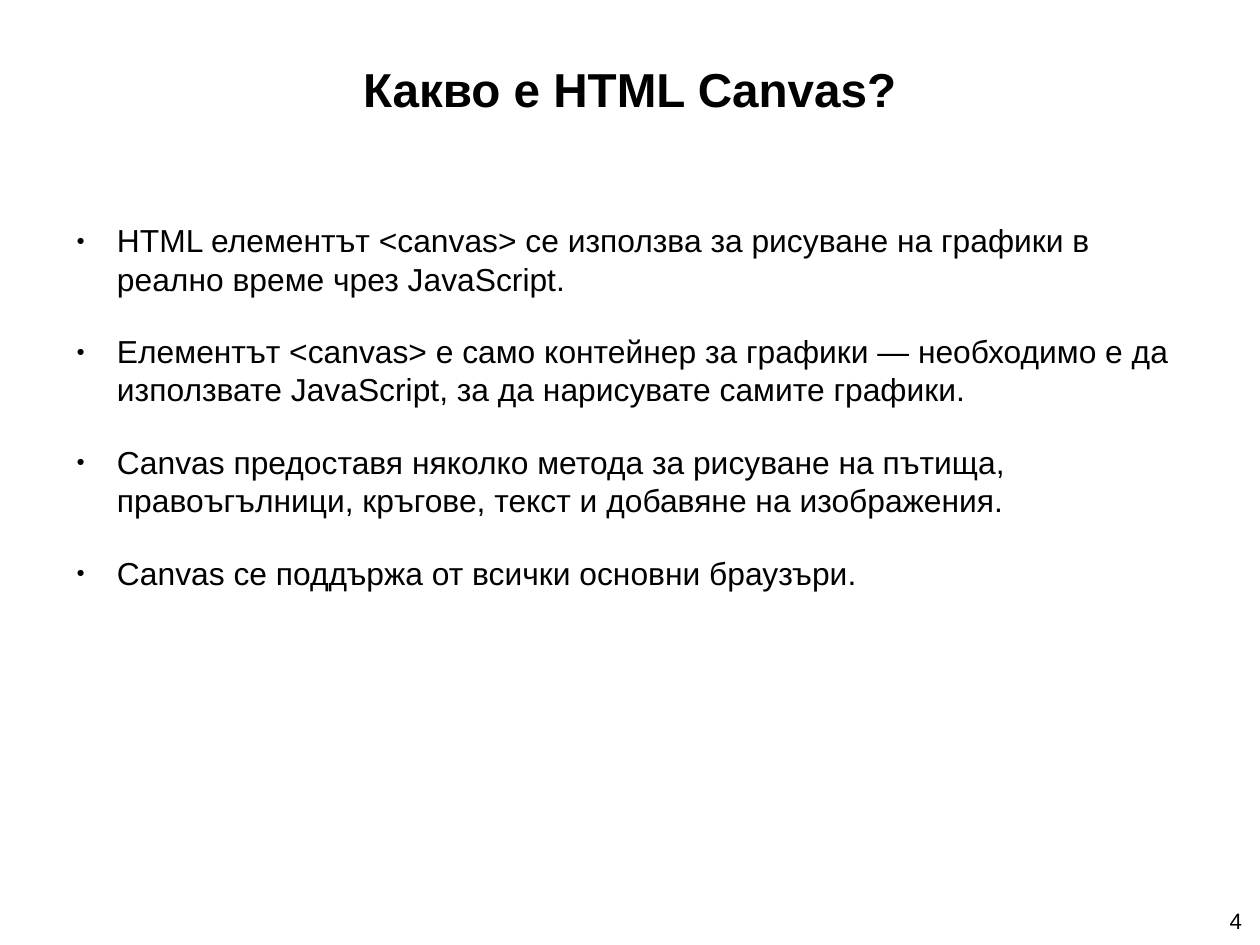
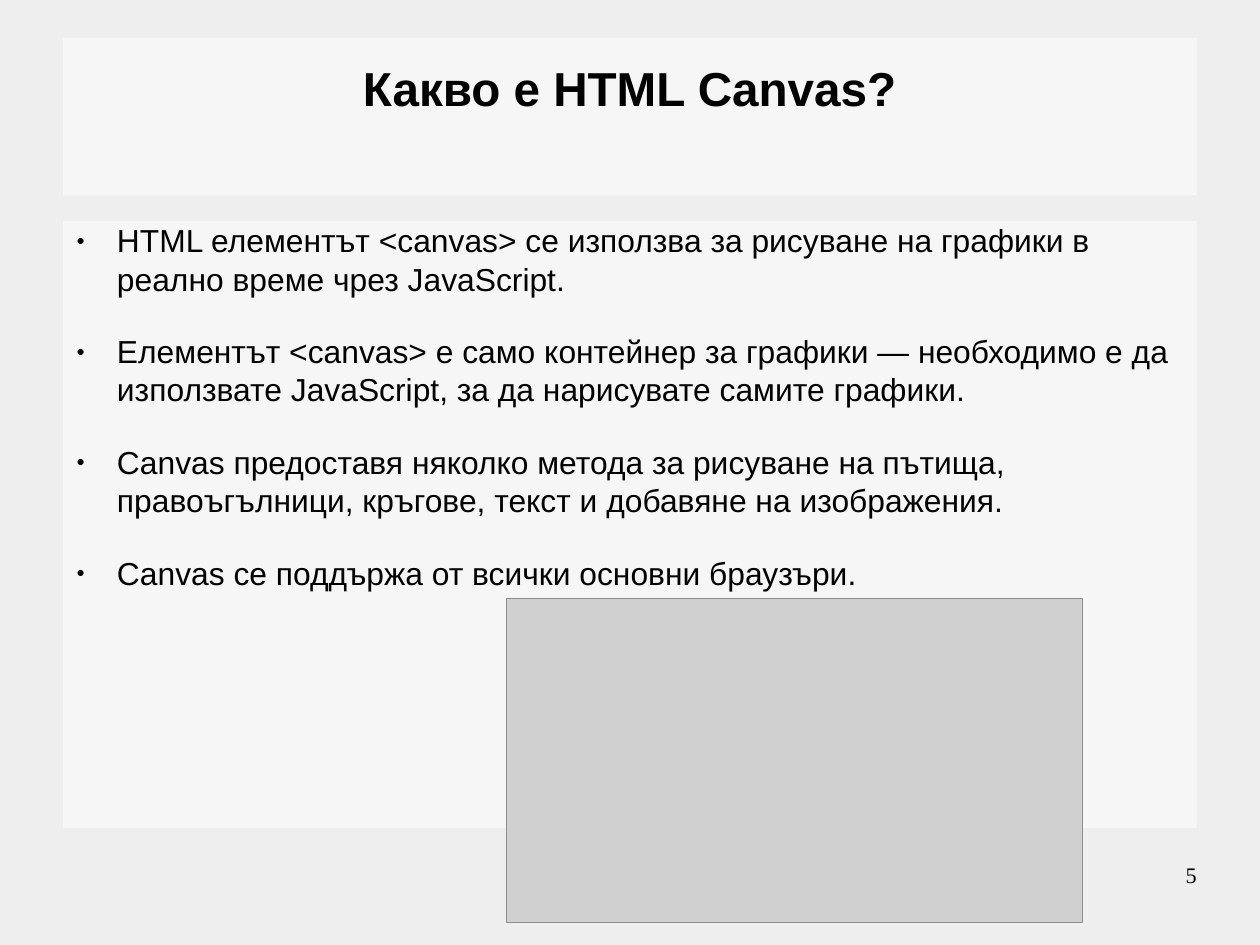
Before and after one commit to Galya777/web_technology_FMI_presentations, a slide deck: slide 5 of canvas.pptx (slide 4 before the commit). Drawn at 1260x945 pixels with LibreOffice and Linux fonts; fonts in the diff are those of the drawing; grey boxes stand for pictures; background and template pictures are left out. Boxes give left, top, right and bottom in pixels: in the first picture for what was removed or moved away, otherwise in the second. Text is boxed around its words. In the diff, an @@ line names an element or a change of style, - is before the commit and + after.

```diff
--- a/canvas.pptx
+++ b/canvas.pptx
@@ background picture (left out) to #EEEEEE @@
@@ title "Какво е HTML Canvas?": place and size @@
-title "Какво е HTML Canvas?" at [363, 73, 896, 108]
+title "Какво е HTML Canvas?" at [63, 38, 1197, 196]
@@ text "HTML елементът <canvas> се използва ...": place and size @@
-text "HTML елементът <canvas> се използва ..." at [117, 229, 1168, 591]
+text "HTML елементът <canvas> се използва ..." at [63, 221, 1197, 828]
@@ picture added at [507, 599, 1083, 924] @@
@@ page number added at [1186, 868, 1197, 884], 14 pt, text #000000 @@
+5
@@ page number removed at [1230, 913, 1242, 929] @@
-4
```
Also in this commit, not shown: 6 other slides changed, 1 slide added, 6 other files.
